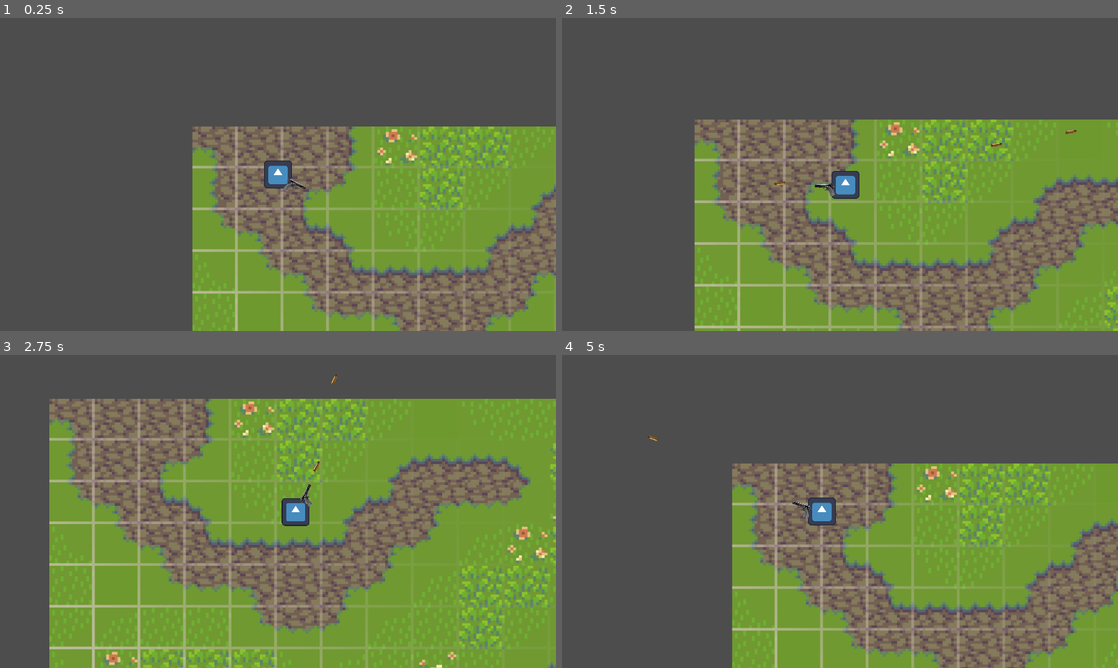
Above: before the commit, frames 1-4 (two rows, left to right).
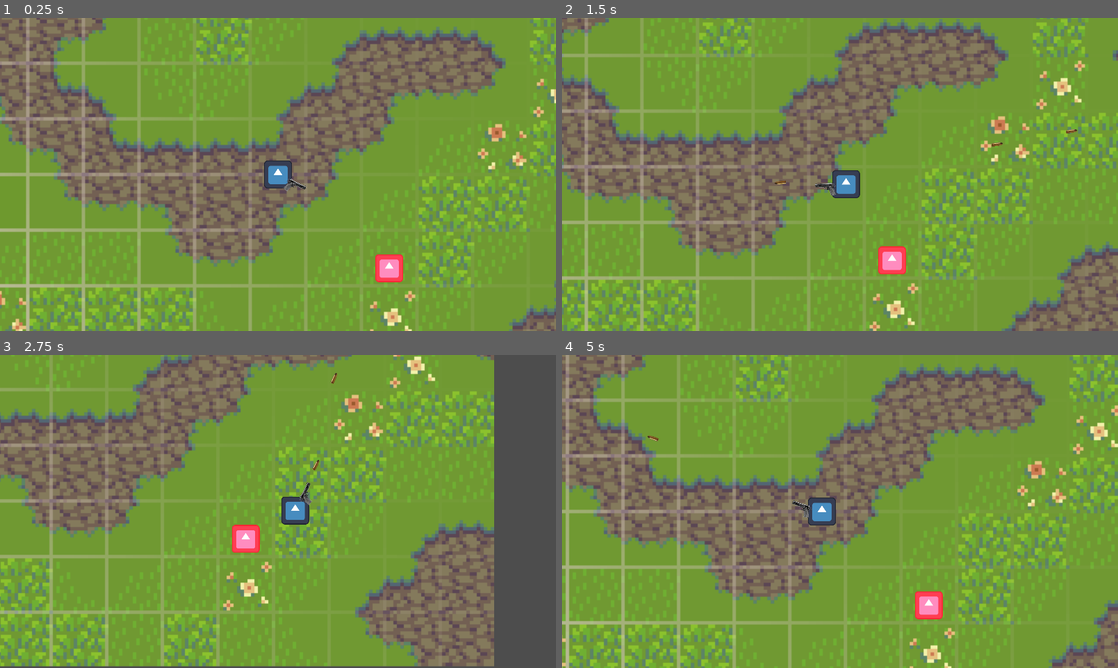
Above: after the commit, the same moments.

Repository: LaneMcMartin/NecromancerReloaded
Game: Godot game, scene res://Scenes/world.tscn
Two runs of this game, one before a commit and one after it. Both use one fixed random seed, a clock stepped at 60 frames per second and the inputs below. The engine's default icon, where the game draws it, is replaced by a stand-in: a white triangle on a blue panel in a dark square. Sound files missing from this copy of the repository are replaced by a short silence.
Inputs (mouse positions are in pixels of both pictures, inside the frame that each line leads up to):
- Up to frame 1 (0.25 s): no input
- Up to frame 2 (1.5 s): tap Enter at 0.5 s; move the mouse to (962, 158) at 0.52 s; press the mouse at (962, 158) at 0.53 s; hold D (Right) 0.53-1.28 s; move the mouse to (728, 190) at 1.27 s; release the mouse at (728, 190) at 1.28 s; hold S (Down) from 1.28 s (still down); click (728, 190) at 1.35 s
- Up to frame 3 (2.75 s): move the mouse to (333, 442) at 2.02 s; release S (Down) at 2.03 s; press the mouse at (333, 442) at 2.03 s; hold D (Right) from 2.03 s (still down); tap Space (Space) at 2.1 s
- Up to frame 4 (5 s): move the mouse to (812, 574) at 2.77 s; release D (Right) at 2.78 s; release the mouse at (812, 574) at 2.78 s; hold W (Up) 2.78-3.53 s; click (812, 574) at 2.85 s; move the mouse to (1006, 558) at 3.52 s; press the mouse at (1006, 558) at 3.53 s; hold A (Left) from 3.53 s (still down); move the mouse to (673, 464) at 4.27 s; release the mouse at (673, 464) at 4.28 s; tap Space (Space) at 4.35 s; click (673, 464) at 4.55 s

The runs differ from the first frame. In frame 1, 79% of the frame differs, in the area x 0-100%, y 0-100%; in frame 2, 77%; in frame 3, 69%; in frame 4, 78%.

Commit message:
Screenshake, base enemy class, camera follow

Diff:
--- /dev/null
+++ b/Assets/enemy.gdshader
@@ -0,0 +1,6 @@
+shader_type canvas_item;
+
+void fragment() {
+	COLOR = texture(TEXTURE, UV); //read from texture
+  	COLOR.r = 1.0; //set blue channel to 1.0
+}
--- /dev/null
+++ b/Scenes/Camera2D.gd
@@ -0,0 +1,26 @@
+extends Camera2D
+
+# Export
+@export var max_shake_strength = 10
+@export var shake_decay = 5
+
+# Onready
+@onready var rand = RandomNumberGenerator.new()
+
+# Public
+var shake_strength = 0.0
+
+# Called when the node enters the scene tree for the first time.
+func _ready():
+	rand.randomize()
+
+# Called every frame. 'delta' is the elapsed time since the previous frame.
+func _physics_process(delta):
+	shake_strength = lerp(shake_strength, 0.0, shake_decay * delta)
+	offset = get_random_offset()
+
+func apply_shake(applied_strength):
+	shake_strength = applied_strength
+
+func get_random_offset():
+	return Vector2(rand.randf_range(-shake_strength, shake_strength), rand.randf_range(-shake_strength, shake_strength))
--- a/Scenes/bullet.tscn
+++ b/Scenes/bullet.tscn
@@ -1,17 +1,17 @@
-[gd_scene load_steps=4 format=3 uid="uid://ccd2jaolq8j7b"]
+[gd_scene load_steps=4 format=3 uid="uid://m4ogf7vu8bmy"]
 
-[ext_resource type="Script" path="res://Scenes/bullet.gd" id="1_r05c6"]
+[ext_resource type="Script" path="res://Scripts/bullet.gd" id="1_2nrpb"]
 [ext_resource type="Texture2D" uid="uid://dfisbosstp28u" path="res://Assets/bullet.png" id="1_yhtcl"]
 
-[sub_resource type="RectangleShape2D" id="RectangleShape2D_t8sfu"]
+[sub_resource type="RectangleShape2D" id="RectangleShape2D_jlbma"]
 size = Vector2(53, 19)
 
-[node name="Bullet" type="Area2D"]
-script = ExtResource("1_r05c6")
+[node name="Bullet" type="Area2D" groups=["projectile"]]
+script = ExtResource("1_2nrpb")
 
 [node name="CollisionShape2D" type="CollisionShape2D" parent="."]
 position = Vector2(-0.5, -0.5)
-shape = SubResource("RectangleShape2D_t8sfu")
+shape = SubResource("RectangleShape2D_jlbma")
 
 [node name="Sprite2D" type="Sprite2D" parent="."]
 texture = ExtResource("1_yhtcl")
--- /dev/null
+++ b/Scenes/enemy.gd
@@ -0,0 +1,22 @@
+extends CharacterBody2D
+
+# Export
+@export var health = 3
+
+# Onready
+@onready var enemy_sound = get_node("EnemySound")
+
+# Called when the node enters the scene tree for the first time.
+func _ready():
+	pass
+
+# Called every frame. 'delta' is the elapsed time since the previous frame.
+func _process(delta):
+	pass
+
+func hit(damage):
+	health -= damage
+	if health <= 0:
+		enemy_sound.play()
+		await enemy_sound.finished
+		queue_free()
--- /dev/null
+++ b/Scenes/enemy.gdshader
@@ -0,0 +1,6 @@
+shader_type canvas_item;
+
+void fragment() {
+	COLOR = texture(TEXTURE, UV); //read from texture
+  	COLOR.r = 1.0; //set blue channel to 1.0
+}
--- /dev/null
+++ b/Scenes/enemy.tscn
@@ -0,0 +1,27 @@
+[gd_scene load_steps=7 format=3 uid="uid://bbhj1i5vgri6y"]
+
+[ext_resource type="Script" path="res://Scenes/enemy.gd" id="1_dbvb6"]
+[ext_resource type="Shader" path="res://Assets/enemy.gdshader" id="1_uh5av"]
+[ext_resource type="Texture2D" uid="uid://d0cxad3ogx406" path="res://Assets/icon.svg" id="2_ocf16"]
+[ext_resource type="AudioStream" uid="uid://bwqsirotvqg67" path="res://Assets/ouch.mp3" id="4_e5se1"]
+
+[sub_resource type="ShaderMaterial" id="ShaderMaterial_31ady"]
+shader = ExtResource("1_uh5av")
+
+[sub_resource type="RectangleShape2D" id="RectangleShape2D_hahx3"]
+size = Vector2(128, 128)
+
+[node name="Enemy" type="CharacterBody2D"]
+script = ExtResource("1_dbvb6")
+
+[node name="Sprite2D" type="Sprite2D" parent="."]
+material = SubResource("ShaderMaterial_31ady")
+texture = ExtResource("2_ocf16")
+
+[node name="CollisionShape2D" type="CollisionShape2D" parent="."]
+shape = SubResource("RectangleShape2D_hahx3")
+
+[node name="EnemySound" type="AudioStreamPlayer2D" parent="."]
+stream = ExtResource("4_e5se1")
+volume_db = 7.429
+pitch_scale = 0.62
--- a/Scenes/player.tscn
+++ b/Scenes/player.tscn
@@ -1,10 +1,11 @@
-[gd_scene load_steps=8 format=3 uid="uid://bj6fi7ebgo3p2"]
+[gd_scene load_steps=9 format=3 uid="uid://dfgdfx5r04mug"]
 
+[ext_resource type="Script" path="res://Scripts/player.gd" id="1_7bc2r"]
 [ext_resource type="Texture2D" uid="uid://d0cxad3ogx406" path="res://Assets/icon.svg" id="1_ej1np"]
-[ext_resource type="Script" path="res://Scenes/player.gd" id="1_icdh0"]
-[ext_resource type="Script" path="res://Scenes/weaponmanager.gd" id="3_7a6eg"]
+[ext_resource type="Script" path="res://Scenes/Camera2D.gd" id="2_bkmad"]
 [ext_resource type="AudioStream" uid="uid://dnawdggce6j6c" path="res://Assets/dash_sound.wav" id="3_kvb8l"]
 [ext_resource type="Texture2D" uid="uid://d1srow6n0cbb7" path="res://Assets/gun.png" id="4_b0mv7"]
+[ext_resource type="Script" path="res://Scripts/weaponmanager.gd" id="4_yrtw0"]
 [ext_resource type="AudioStream" uid="uid://ba8hp063378yb" path="res://Assets/shot_sound.wav" id="5_0jmh5"]
 
 [sub_resource type="RectangleShape2D" id="RectangleShape2D_3pwty"]
@@ -12,7 +13,14 @@
 
 [node name="Player" type="CharacterBody2D"]
 motion_mode = 1
-script = ExtResource("1_icdh0")
+script = ExtResource("1_7bc2r")
+
+[node name="Camera2D" type="Camera2D" parent="."]
+current = true
+zoom = Vector2(0.75, 0.75)
+position_smoothing_enabled = true
+script = ExtResource("2_bkmad")
+shake_decay = 10
 
 [node name="CollisionShape2D" type="CollisionShape2D" parent="."]
 shape = SubResource("RectangleShape2D_3pwty")
@@ -35,7 +43,7 @@
 stream = ExtResource("3_kvb8l")
 
 [node name="WeaponManager" type="Node2D" parent="."]
-script = ExtResource("3_7a6eg")
+script = ExtResource("4_yrtw0")
 
 [node name="Gun" type="Sprite2D" parent="WeaponManager"]
 position = Vector2(95, 20)
--- a/Scenes/world.tscn
+++ b/Scenes/world.tscn
@@ -1,19 +1,17 @@
-[gd_scene load_steps=3 format=3 uid="uid://dm2d1kvvfihif"]
+[gd_scene load_steps=4 format=3 uid="uid://dm2d1kvvfihif"]
 
-[ext_resource type="PackedScene" uid="uid://bj6fi7ebgo3p2" path="res://Scenes/player.tscn" id="1_bffoa"]
+[ext_resource type="PackedScene" uid="uid://dfgdfx5r04mug" path="res://Scenes/player.tscn" id="1_bffoa"]
 [ext_resource type="Texture2D" uid="uid://bbd2dmyey0pei" path="res://Assets/ground.png" id="2_8xpxn"]
+[ext_resource type="PackedScene" uid="uid://bbhj1i5vgri6y" path="res://Scenes/enemy.tscn" id="3_nl2c7"]
 
 [node name="World" type="Node2D"]
 
 [node name="Player" parent="." instance=ExtResource("1_bffoa")]
 
-[node name="Camera2D" type="Camera2D" parent="Player"]
-current = true
-zoom = Vector2(0.75, 0.75)
-position_smoothing_enabled = true
-
 [node name="Ground" type="Sprite2D" parent="."]
-position = Vector2(962, 542)
-scale = Vector2(3.277, 3)
+scale = Vector2(4, 4)
 z_index = -1
 texture = ExtResource("2_8xpxn")
+
+[node name="Enemy" parent="." instance=ExtResource("3_nl2c7")]
+position = Vector2(512, 431)
--- a/Scenes/bullet.gd
+++ b/Scripts/bullet.gd
@@ -5,12 +5,14 @@
 
 # Export
 @export var speed = 2000
+@export var damage = 1
 
 # Public
 var bullet_normal = Vector2()
 
 func _ready():
 	death_timer.timeout.connect(_on_death_timer_timeout)
+	body_entered.connect(_on_body_entered)
 	print("bullet made!")
 
 func _physics_process(delta):
@@ -23,3 +25,8 @@
 func set_normal(input_normal):
 	bullet_normal = input_normal
 	rotation = bullet_normal.angle()
+
+func _on_body_entered(body):
+	queue_free()
+	if body.has_method("hit"):
+		body.hit(damage)
--- a/Scenes/player.gd
+++ b/Scripts/player.gd
@@ -14,6 +14,7 @@
 var dash_active = false
 var aim_vector
 var mouse_position
+var health = 3
 
 func _ready():
 	dash_cooldown_timer.timeout.connect(_on_dash_cooldown_timer_timeout)
@@ -52,6 +53,13 @@
 
 	move_and_slide()
 
+func damage():
+	# Deduct HP
+	# Trigger invincibility
+	# Triger blinking
+	# Start timer
+	pass
+
 func _on_dash_cooldown_timer_timeout():
 	dash_available = true
 	print("Dash cooldown reset!")
--- a/Scenes/weaponmanager.gd
+++ b/Scripts/weaponmanager.gd
@@ -6,6 +6,7 @@
 @onready var shot_sound = get_node("ShotSound")
 @onready var world_node = get_node("/root/World")
 @onready var gun = get_node("Gun")
+@onready var camera = get_parent().get_node("Camera2D")
 
 @onready var bullet_scene = preload("res://Scenes/bullet.tscn")
 
@@ -14,6 +15,7 @@
 
 func _ready():
 	shot_speed_timer.timeout.connect(_on_shot_speed_timer_timeout)
+
 
 func _physics_process(delta):
 
@@ -38,6 +40,7 @@
 		bullet.global_position = muzzle.global_position
 		world_node.add_child(bullet)
 		shot_sound.play()
+		camera.apply_shake(10.0)
 
 		# Prevent us from shooting and restart the shot speed timer
 		shot_ready = false
Not shown, added: Assets/ouch.mp3.import
Not shown, added: Assets/ouch.mp3
